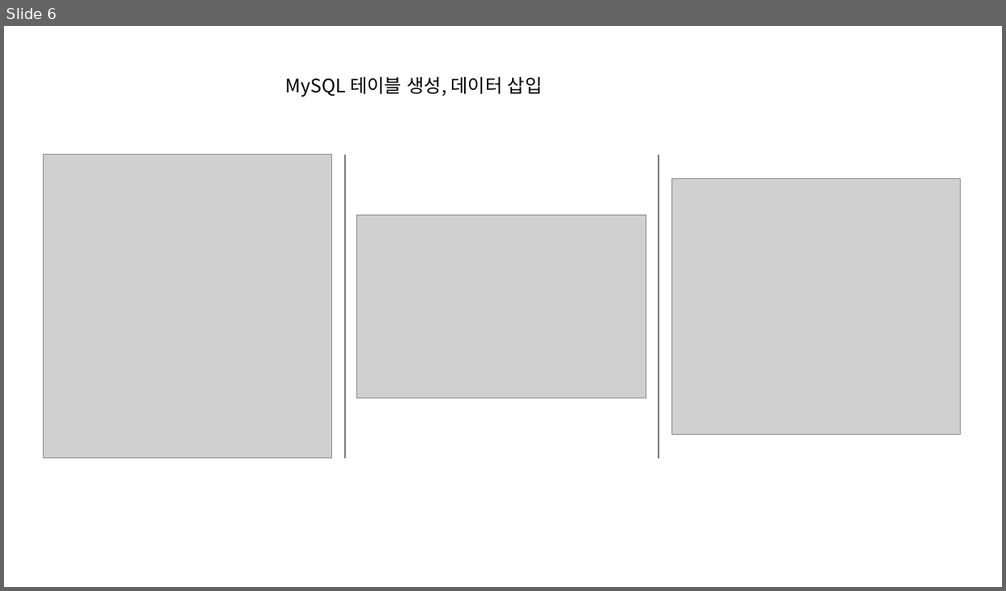
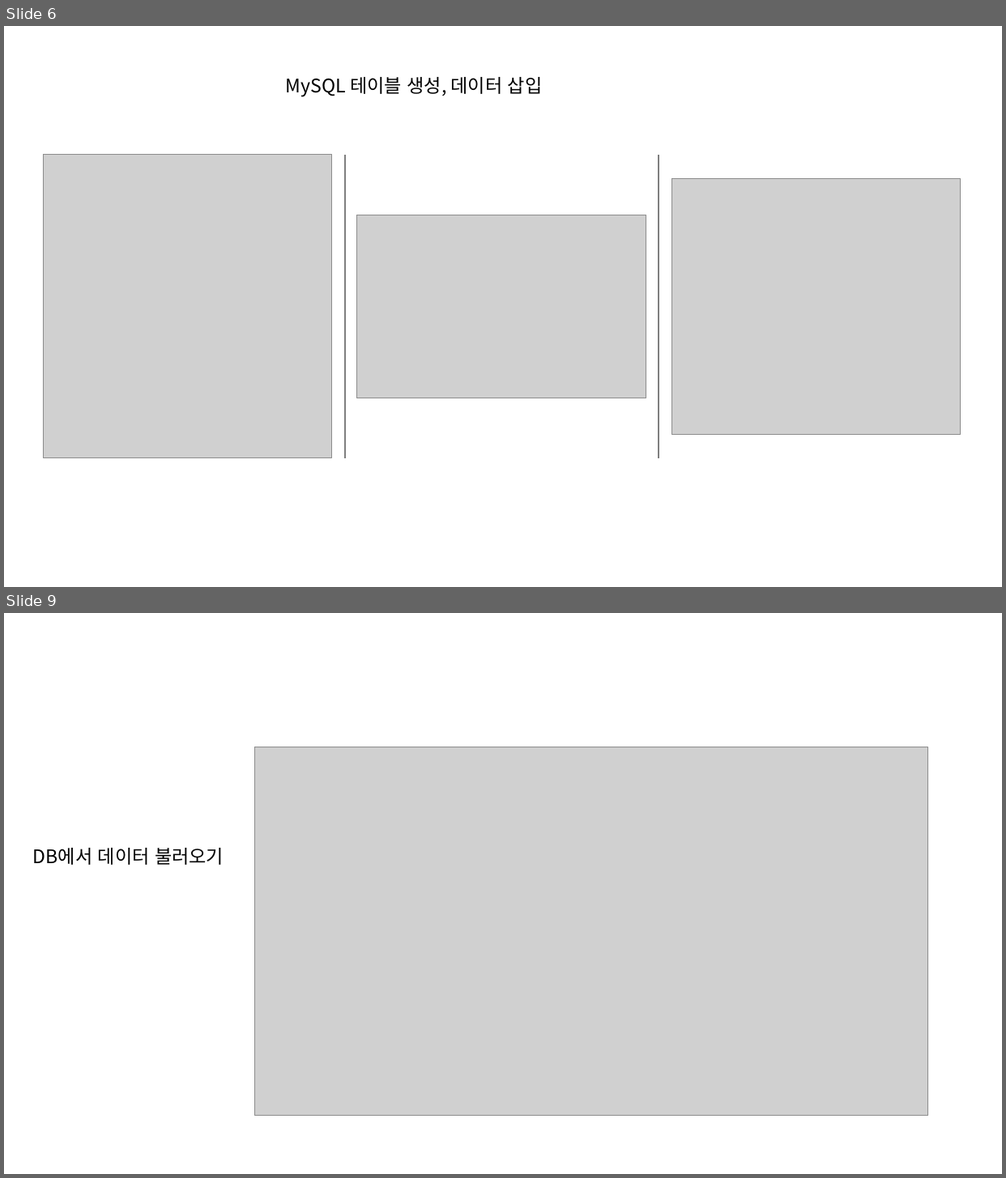
Before and after one commit to heoheoyun/java, a slide deck: ReportF/202241408 허윤 java.pptx. Shown one above the other, each under a label of ours: slide 6 before the commit, slides 6 and 9 after it; the slides between them are not shown. The pictures are 1006x591 and 1006x1178 pixels, drawn with LibreOffice and Linux fonts; fonts in the diff are those of the drawing; grey boxes stand for pictures. Boxes give left, top, right and bottom in pixels: in the first picture for what was removed or moved away, otherwise in the second. Text is boxed around its words. In the diff, an @@ line names an element or a change of style, - is before the commit and + after.

```diff
--- a/ReportF/202241408 허윤 java.pptx
+++ b/ReportF/202241408 허윤 java.pptx
@@ slide 9 added at [4,613,1002,1174], background #FFFFFF @@
@@ picture added at [255,747,928,1116] @@
@@ text added at [33,848,224,865], 18 pt, text #000000 @@
+DB에서 데이터 불러오기
```
Also in this commit, not shown: 1 slide changed, 3 other slides added, 4 slides removed.
